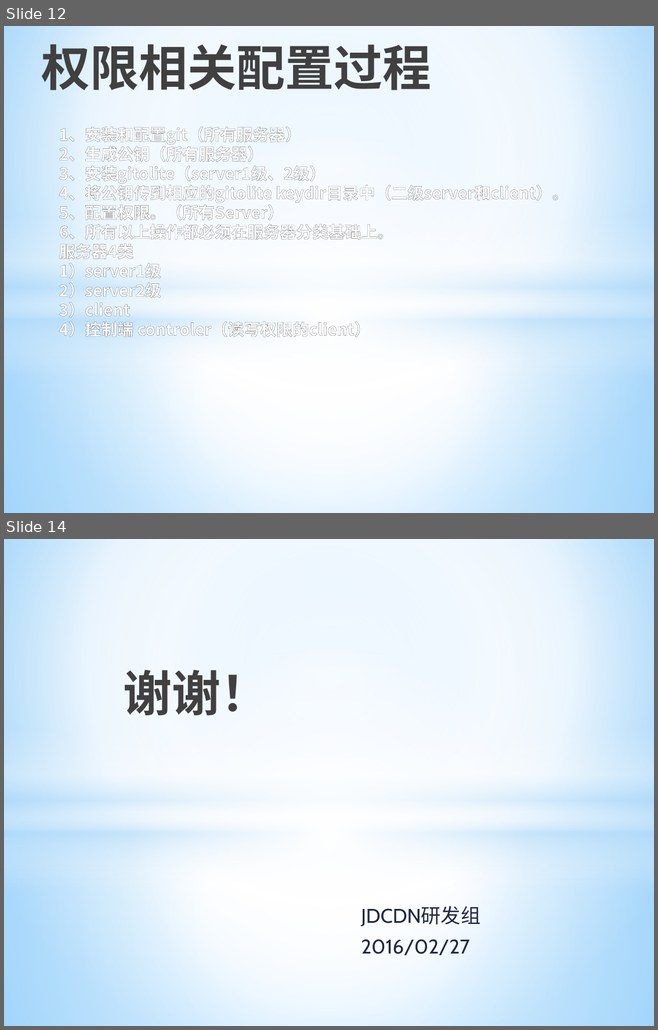
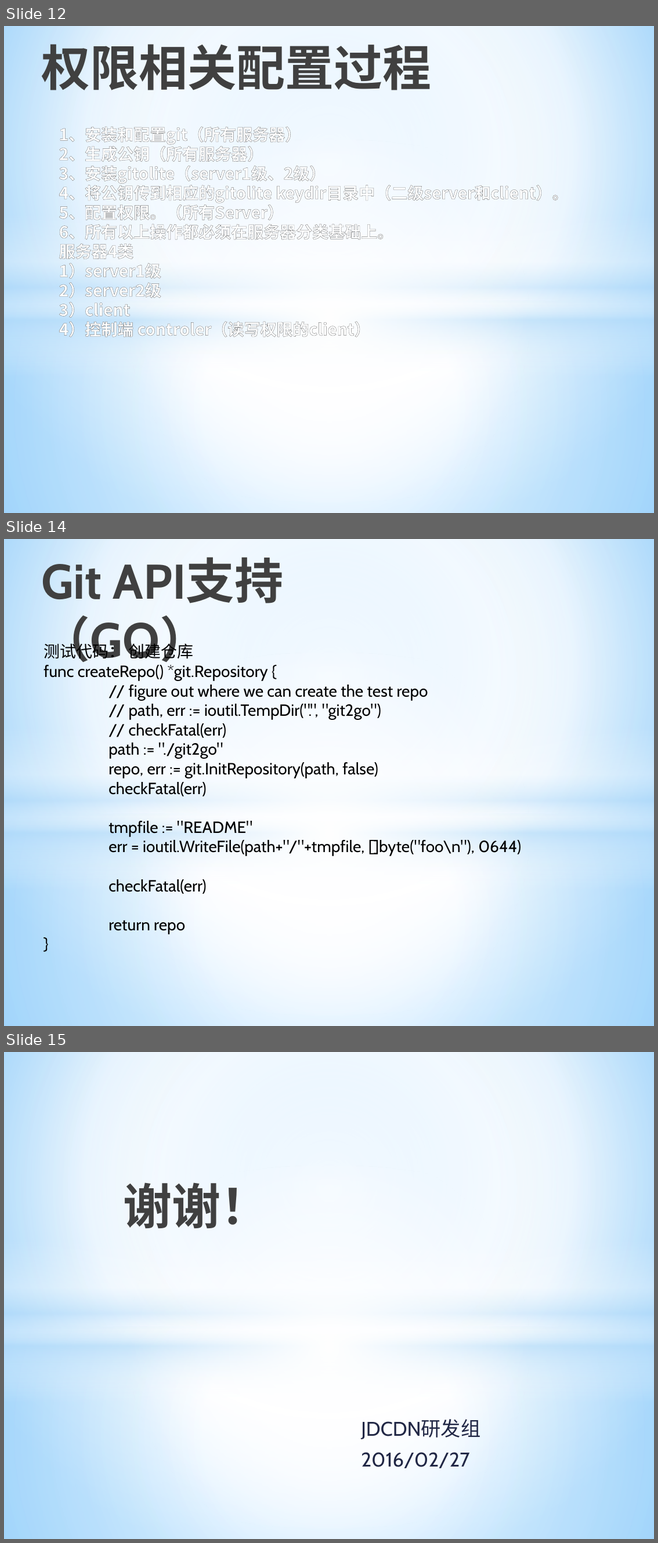
Before and after one commit to allragedbody/clasenbee, a slide deck: docs/Git集群配置方案.pptx. Shown one above the other, each under a label of ours: slides 12 and 14 before the commit, slides 12, 14 and 15 after it; the slides between them are not shown. The pictures are 658x1030 and 658x1543 pixels, drawn with LibreOffice and Linux fonts; fonts in the diff are those of the drawing. Boxes give left, top, right and bottom in pixels: in the first picture for what was removed or moved away, otherwise in the second. Text is boxed around its words. In the diff, an @@ line names an element or a change of style, - is before the commit and + after.

```diff
--- a/docs/Git集群配置方案.pptx
+++ b/docs/Git集群配置方案.pptx
@@ slide 14 added at (4, 539, 654, 1026), background gradient #9ED5FF to #FFFFFF to #5BB9FF; not listed: 4 template elements that a slide beside it also shows @@
@@ title added at (41, 558, 284, 669), 54 pt, text gradient #000000 to #404040 to #212745, bold @@
+Git API支持（GO）
@@ text added at (43, 641, 521, 934), 18 pt, text #000000 @@
+测试代码： 创建仓库
+func createRepo() *git.Repository {
+// figure out where we can create the test repo
+// path, err := ioutil.TempDir(".", "git2go")
+// checkFatal(err)
+path := "./git2go"
+repo, err := git.InitRepository(path, false)
+checkFatal(err)
+tmpfile := "README"
+err = ioutil.WriteFile(path+"/"+tmpfile, []byte("foo\n"), 0644)
+checkFatal(err)
+return repo
+}
@@ what was slide 14 is now slide 15 @@
```
Also in this commit, not shown: 1 slide changed, 7 other files.
